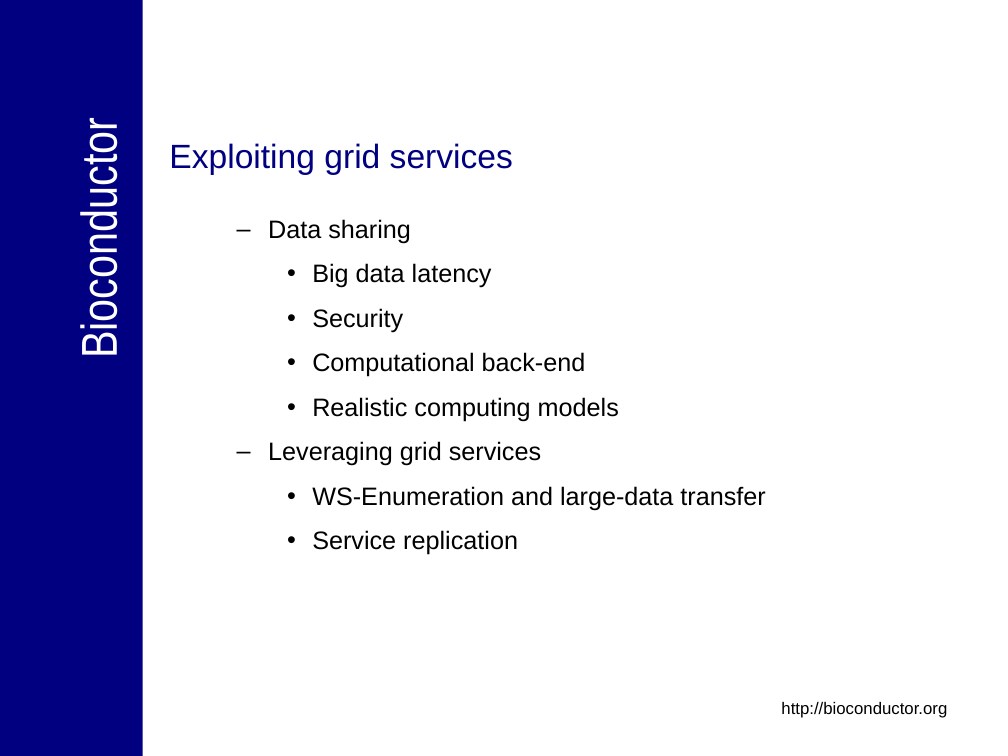
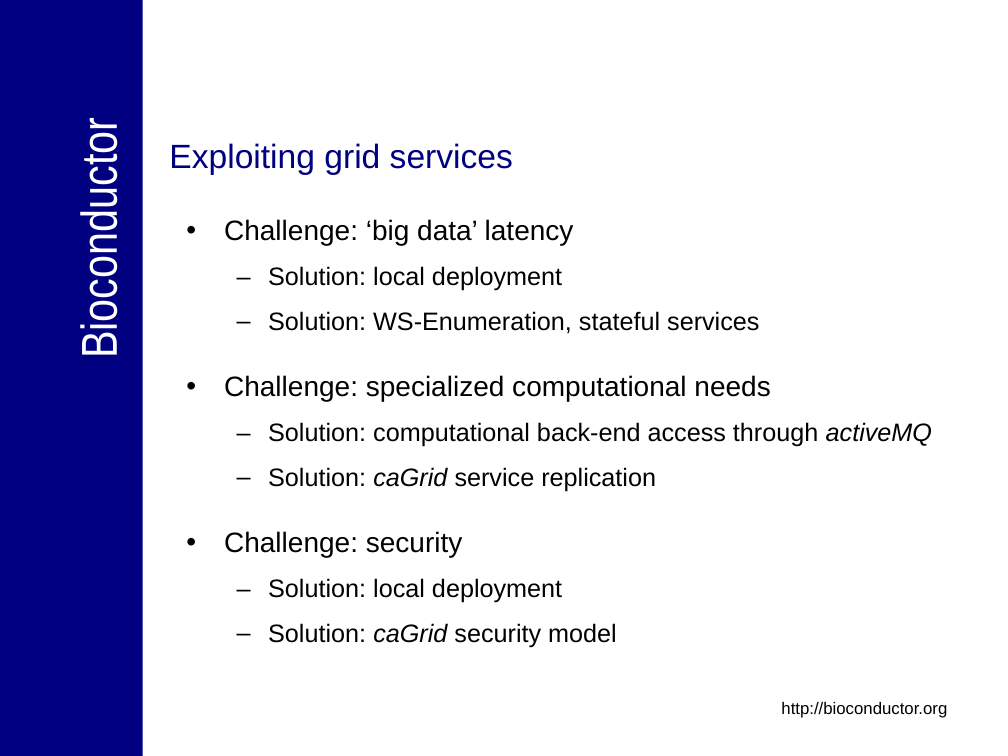
Before and after one commit to NCIP/bioconductor, a slide deck: slide 28 of bioconductor/Presentations/caBIG_Annual_Meeting_2007_Tech_Demo.ppt (slide 26 before the commit). Drawn at 1008x756 pixels with LibreOffice and Linux fonts; fonts in the diff are those of the drawing; background and template pictures are left out. Boxes give left, top, right and bottom in pixels: in the first picture for what was removed or moved away, otherwise in the second. Text is boxed around its words. In the diff, an @@ line names an element or a change of style, - is before the commit and + after.

```diff
--- a/bioconductor/Presentations/caBIG_Annual_Meeting_2007_Tech_Demo.ppt
+++ b/bioconductor/Presentations/caBIG_Annual_Meeting_2007_Tech_Demo.ppt
@@ text at box(224, 219, 932, 647): text changed @@
-  – Data sharing
-    • Big data latency
-    • Security
-    • Computational back-end
-    • Realistic computing models
-  – Leveraging grid services
-    • WS-Enumeration and large-data transfer
-    • Service replication
+• Challenge: ‘big data’ latency
+  – Solution: local deployment
+  – Solution: WS-Enumeration, stateful services
+• Challenge: specialized computational needs
+  – Solution: computational back-end access through activeMQ
+  – Solution: caGrid service replication
+• Challenge: security
+  – Solution: local deployment
+  – Solution: caGrid security model
```
Also in this commit, not shown: 13 other slides changed, 6 slides added, 3 slides removed.
